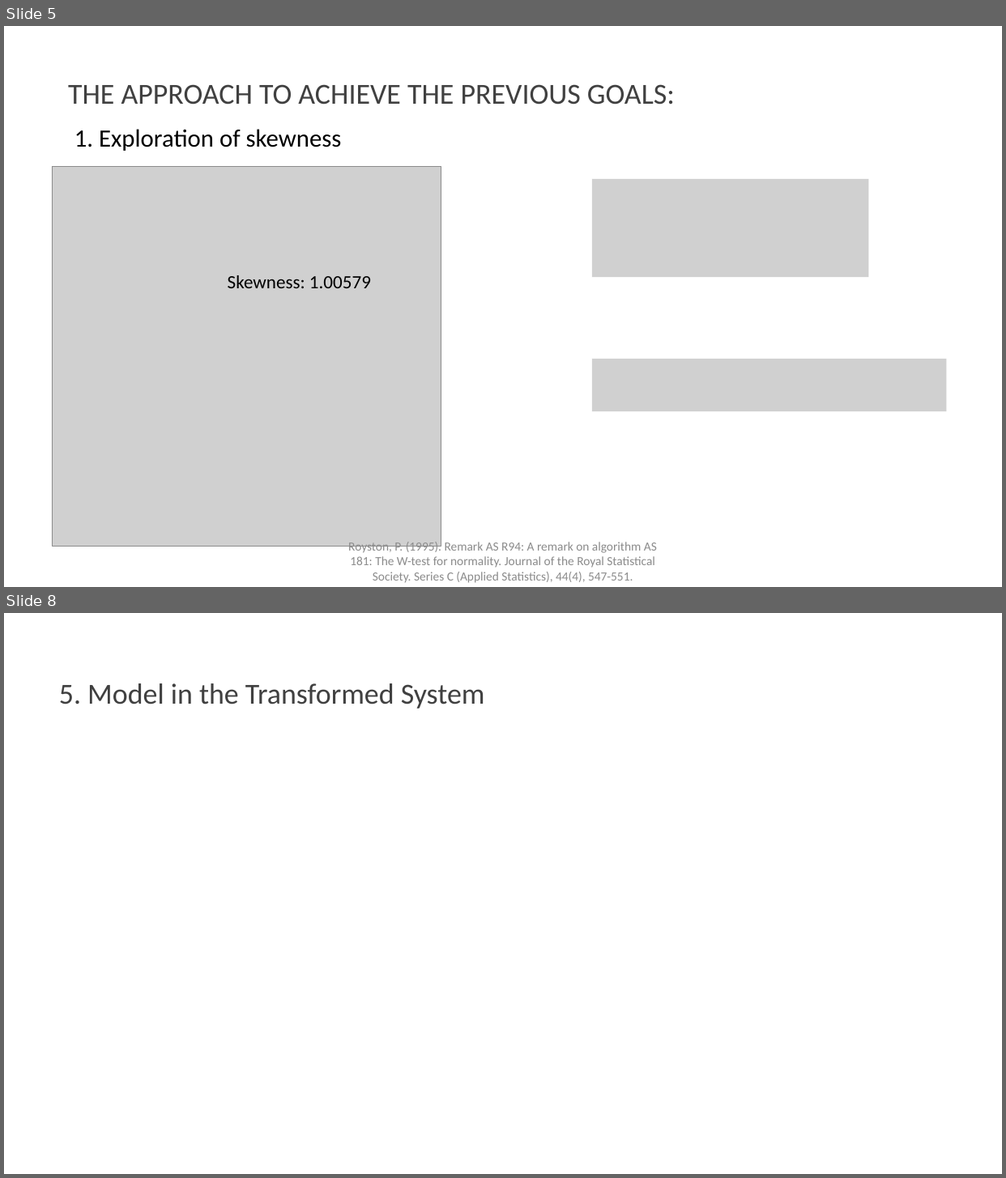
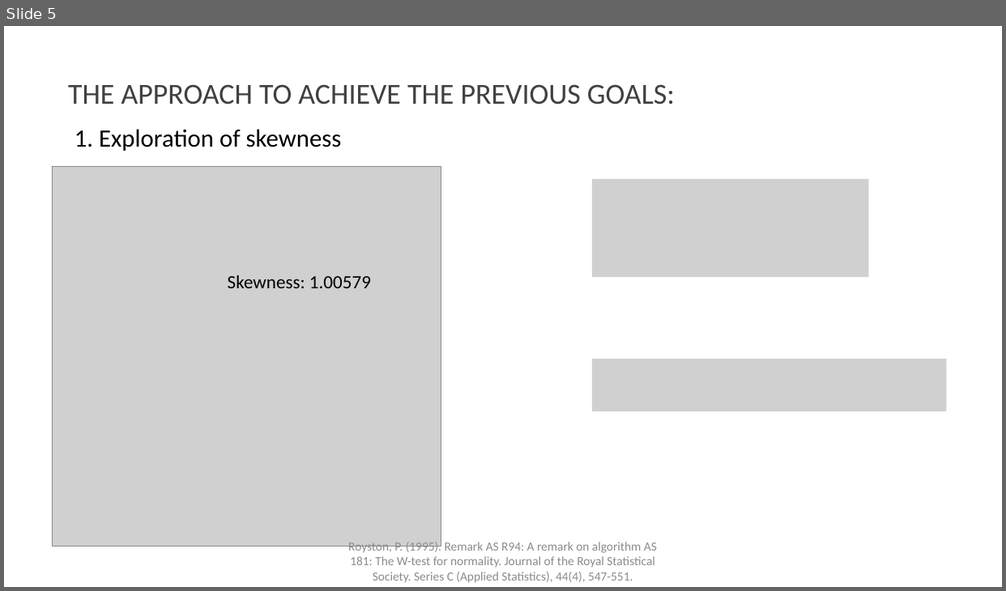
Before and after one commit to gisynw/geog-247, a slide deck: docs/Lectures/Week04/Week04_BivariateRegression_Part02.pptx. Shown one above the other, each under a label of ours: slides 5 and 8 before the commit, slide 5 after it; the slides between them are not shown. The pictures are 1006x1178 and 1006x591 pixels, drawn with LibreOffice and Linux fonts; fonts in the diff are those of the drawing; grey boxes stand for pictures. Boxes give left, top, right and bottom in pixels: in the first picture for what was removed or moved away, otherwise in the second. Text is boxed around its words. In the diff, an @@ line names an element or a change of style, - is before the commit and + after.

```diff
--- a/docs/Lectures/Week04/Week04_BivariateRegression_Part02.pptx
+++ b/docs/Lectures/Week04/Week04_BivariateRegression_Part02.pptx
@@ slide 8 removed at (x1=4, y1=613, x2=1002, y2=1174), background #FFFFFF @@
@@ text removed at (x1=59, y1=683, x2=485, y2=709) @@
-5. Model in the Transformed System
```
Also in this commit, not shown: 1 slide added, 1 other slide removed, 2 other files.
